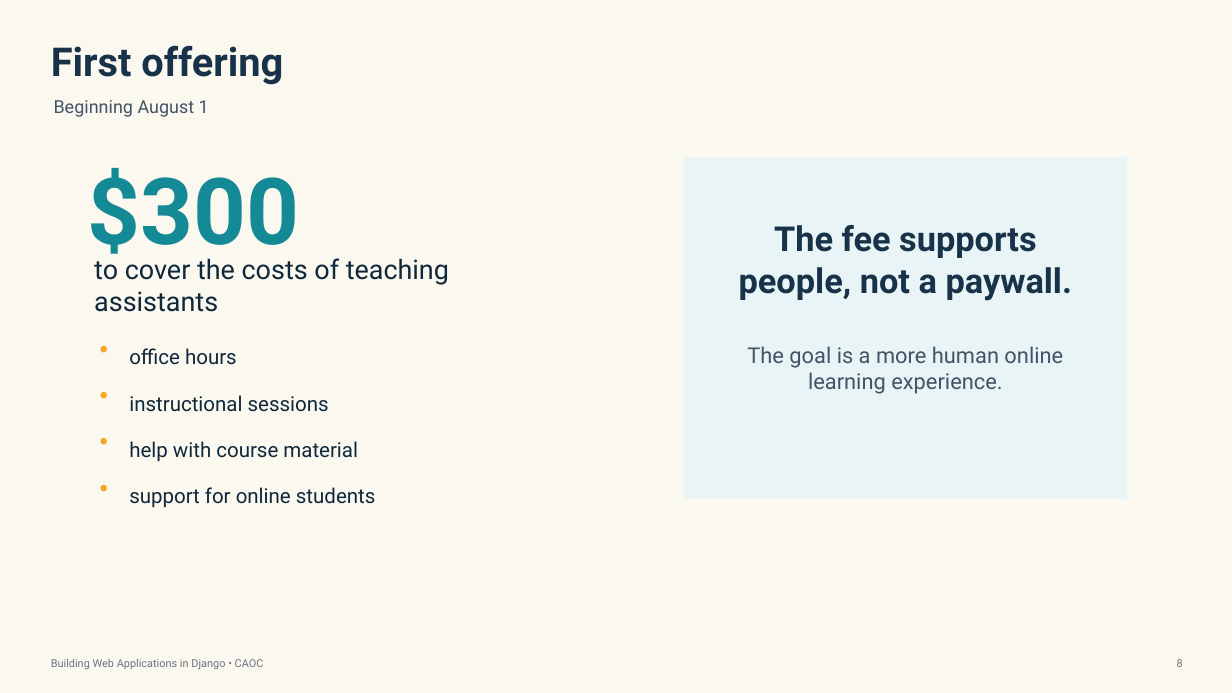
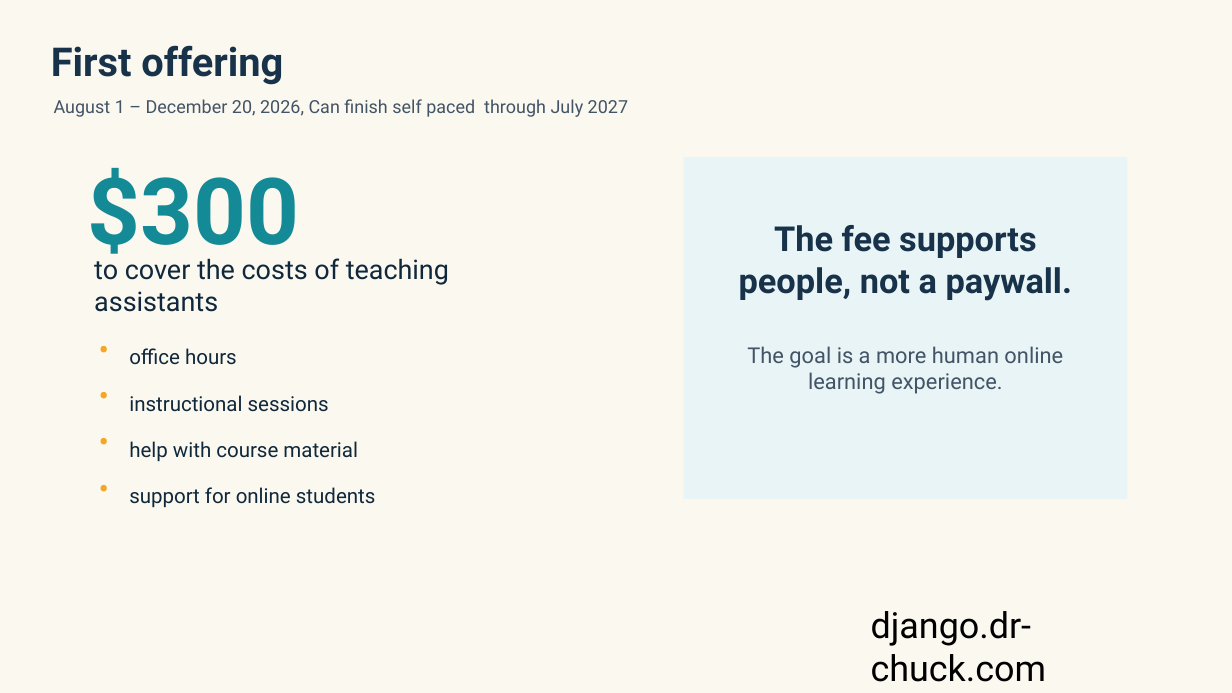
Before and after one commit to csev/dj4e, a slide deck: slide 10 of ali/Building_Web_Applications_Django_CLOC_Open_Course.pptx (slide 11 before the commit). Drawn at 1232x693 pixels with LibreOffice and Linux fonts; fonts in the diff are those of the drawing. Boxes give left, top, right and bottom in pixels: in the first picture for what was removed or moved away, otherwise in the second. Text is boxed around its words. In the diff, an @@ line names an element or a change of style, - is before the commit and + after.

```diff
--- a/ali/Building_Web_Applications_Django_CLOC_Open_Course.pptx
+++ b/ali/Building_Web_Applications_Django_CLOC_Open_Course.pptx
@@ text at [54,99,628,117]: text changed @@
-Beginning August 1
+August 1 – December 20, 2026, Can finish self paced through July 2027
@@ text added at [871,611,1046,682], 28 pt, text #000000 @@
+django.dr-chuck.com
@@ text removed at [51,659,264,669] @@
-Building Web Applications in Django • CAOC
@@ text removed at [1177,659,1183,667] @@
-8
```
Also in this commit, not shown: 9 other slides changed, 1 slide added, 2 slides removed, 2 other files.
